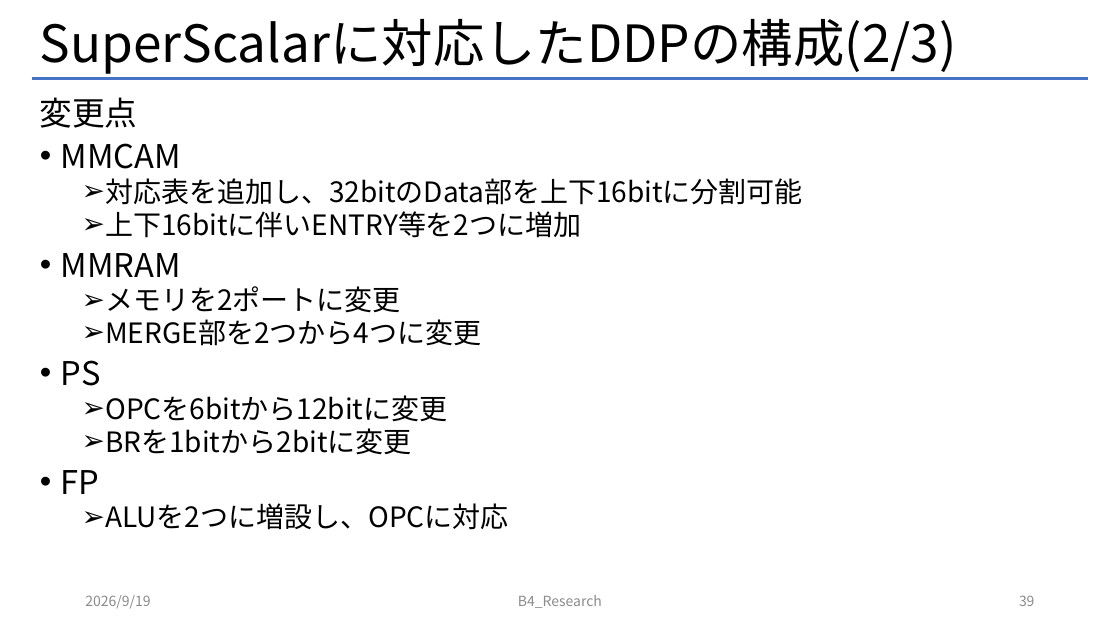
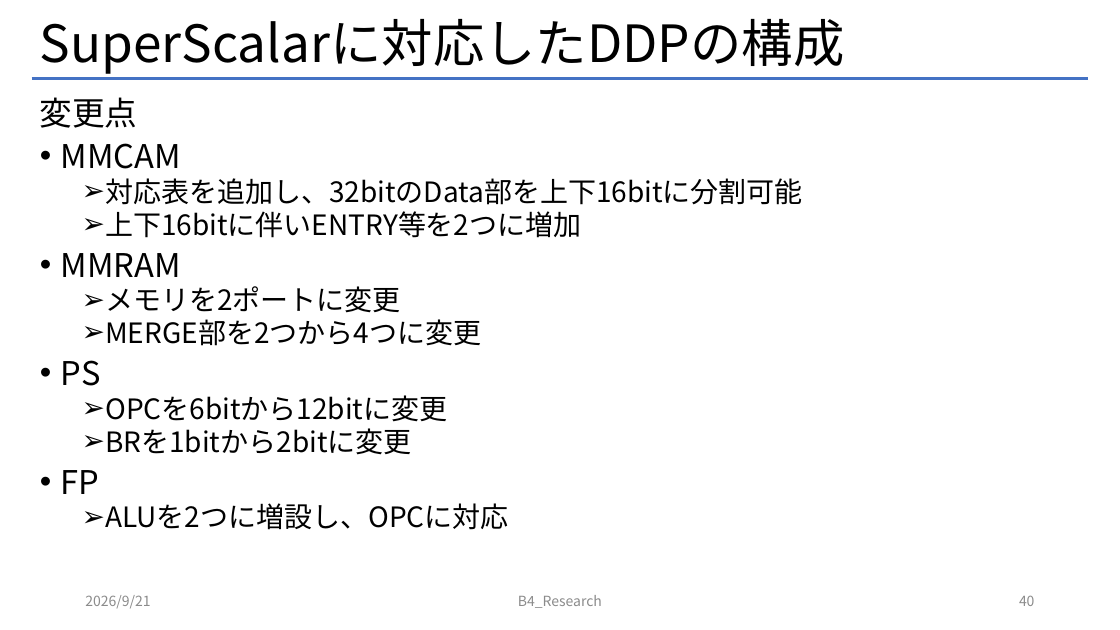
Before and after one commit to Mattya009/SuperScalar_DDP, a slide deck: slide 40 of DDP_SuperScalar.pptx (slide 39 before the commit). Drawn at 1120x630 pixels with LibreOffice and Linux fonts; fonts in the diff are those of the drawing. Boxes give left, top, right and bottom in pixels: in the first picture for what was removed or moved away, otherwise in the second. Text is boxed around its words. In the diff, an @@ line names an element or a change of style, - is before the commit and + after.

```diff
--- a/DDP_SuperScalar.pptx
+++ b/DDP_SuperScalar.pptx
@@ title at (40, 19, 845, 74): text changed @@
-SuperScalarに対応したDDPの構成(2/3)
+SuperScalarに対応したDDPの構成
@@ text at (85, 595, 150, 608): text changed @@
-2026/9/19
+2026/9/21
@@ page number at (1019, 595, 1035, 606): text changed @@
-39
+40
```
Also in this commit, not shown: 78 other slides changed, 1 slide added, 14 other files.
